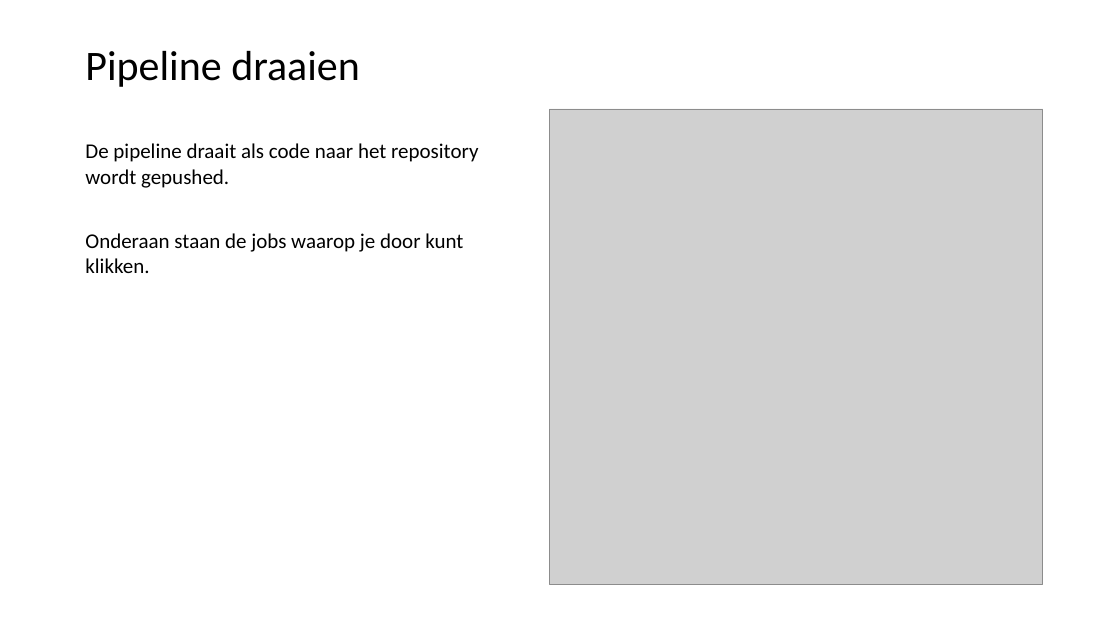
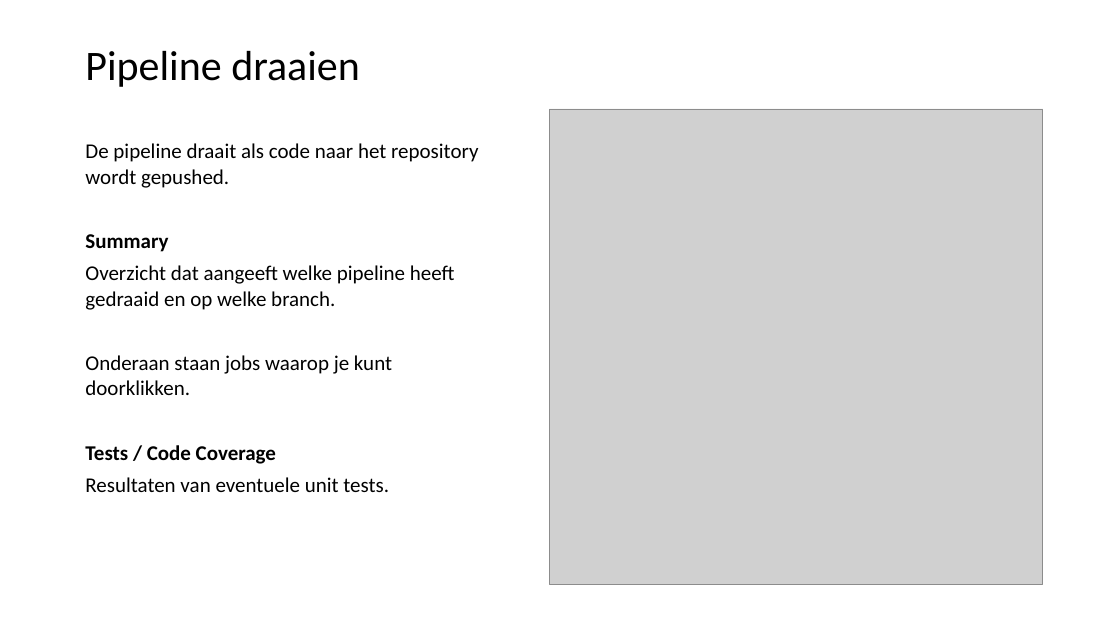
Before and after one commit to LFKoning/git-cursus, a slide deck: slide 54 of 2_collaboration/git_collaboration.pptx. Drawn at 1120x630 pixels with LibreOffice and Linux fonts; fonts in the diff are those of the drawing; grey boxes stand for pictures. Boxes give left, top, right and bottom in pixels: in the first picture for what was removed or moved away, otherwise in the second. Text is boxed around its words. In the diff, an @@ line names an element or a change of style, - is before the commit and + after.

```diff
--- a/2_collaboration/git_collaboration.pptx
+++ b/2_collaboration/git_collaboration.pptx
@@ text at [85,234,455,492]: text changed @@
-Onderaan staan de jobs waarop je door kunt klikken.
+Summary
+Overzicht dat aangeeft welke pipeline heeft gedraaid en op welke branch.
+Onderaan staan jobs waarop je kunt doorklikken.
+Tests / Code Coverage
+Resultaten van eventuele unit tests.
```
Also in this commit, not shown: 17 other slides changed.
